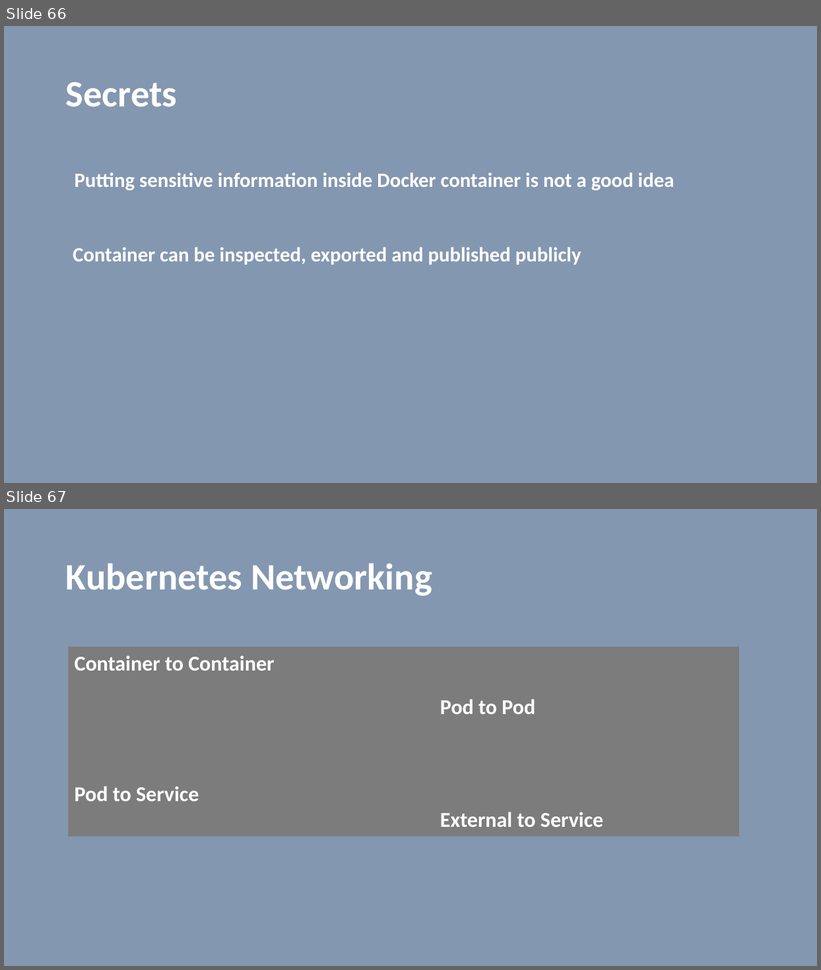
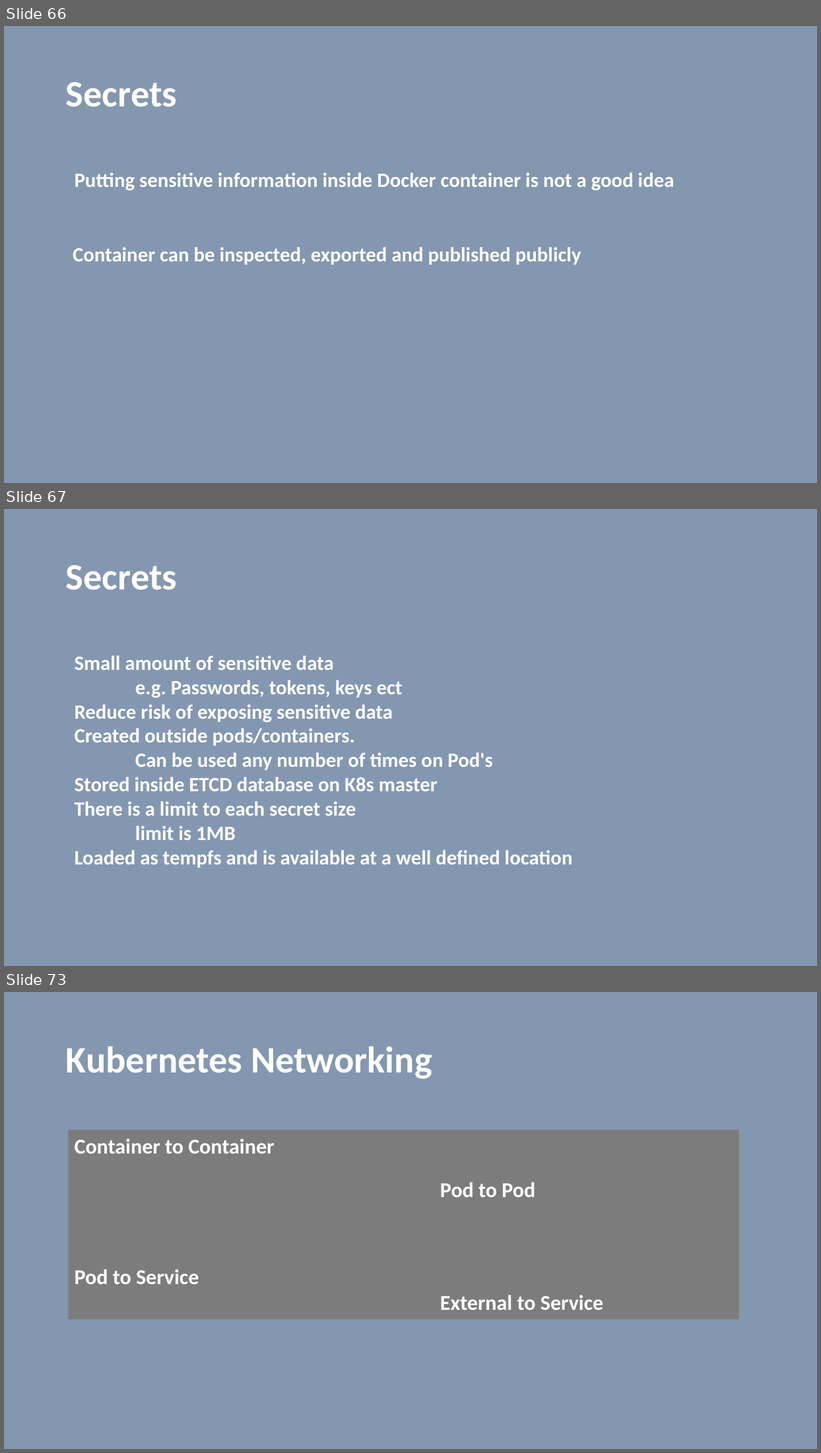
Before and after one commit to vilasvarghese/docker-k8s, a slide deck: notes/day4/Day4Presentation.pptx. Shown one above the other, each under a label of ours: slides 66 and 67 before the commit, slides 66, 67 and 73 after it; the slides between them are not shown. The pictures are 821x970 and 821x1453 pixels, drawn with LibreOffice and Linux fonts; fonts in the diff are those of the drawing. Boxes give left, top, right and bottom in pixels: in the first picture for what was removed or moved away, otherwise in the second. Text is boxed around its words. In the diff, an @@ line names an element or a change of style, - is before the commit and + after.

```diff
--- a/notes/day4/Day4Presentation.pptx
+++ b/notes/day4/Day4Presentation.pptx
@@ slide 67 added at [4, 509, 817, 966], background #8497B0 @@
@@ title added at [66, 565, 177, 590], 44 pt, text #FFFFFF, bold @@
+Secrets
@@ text added at [75, 656, 573, 868], 24 pt, text #FFFFFF, bold @@
+Small amount of sensitive data
+e.g. Passwords, tokens, keys ect
+Reduce risk of exposing sensitive data
+Created outside pods/containers.
+Can be used any number of times on Pod's
+Stored inside ETCD database on K8s master
+There is a limit to each secret size
+limit is 1MB
+Loaded as tempfs and is available at a well defined location
@@ what was slide 67 is now slide 73 @@
```
Also in this commit, not shown: 1 slide changed, 5 other slides added, 35 other files.
